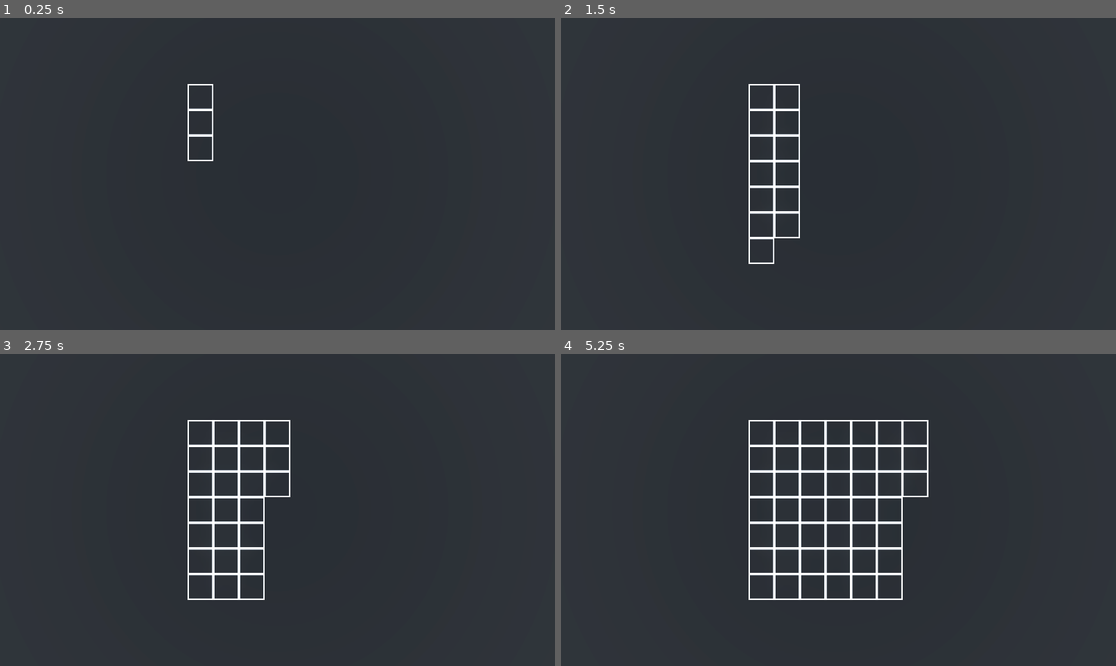
Above: before the commit, frames 1-4 (two rows, left to right).
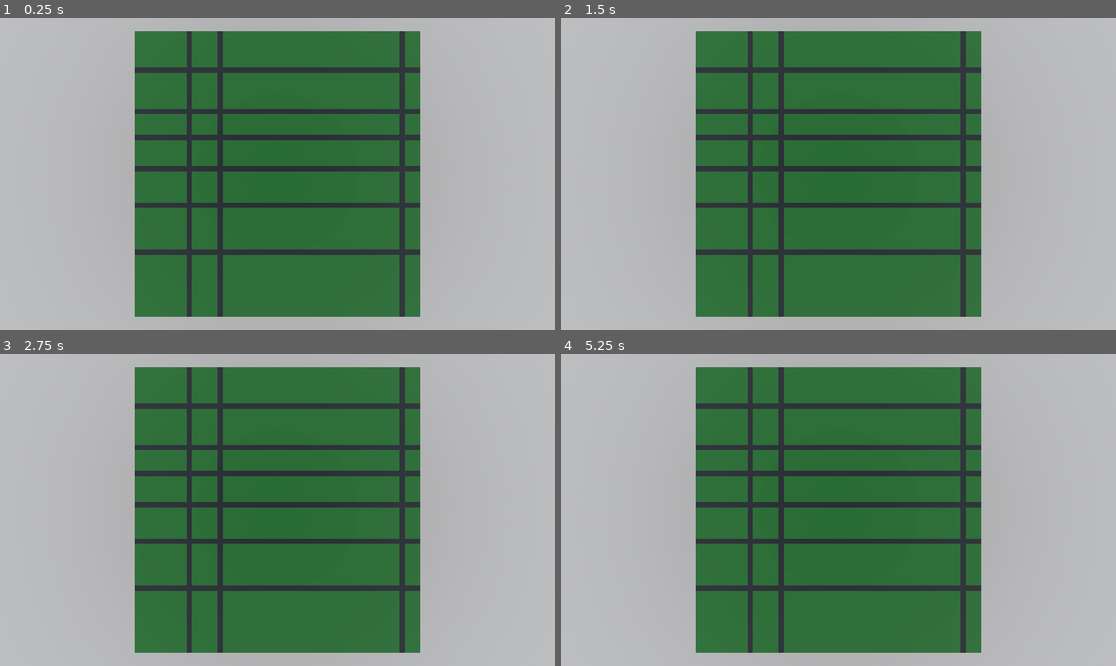
Above: after the commit, the same moments.

Repository: Ury18/GD-City-Generator
Game: Godot game, scene res://world.tscn
Same seed, same stepped clock (60 frames per second), same inputs: the game is played once before the commit and once after it. Before the commit the project has no main scene; this scene is started directly in both runs.
Inputs:
- Up to frame 1 (0.25 s): no input
- Up to frame 2 (1.5 s): no input
- Up to frame 3 (2.75 s): no input
- Up to frame 4 (5.25 s): tap Enter at 2.75 s; tap Space at 3.5 s

The runs differ from the first frame. In frame 1, 93% of the frame differs, in the area x 0-100%, y 0-100%; in frame 2, 93%; in frame 3, 93%; in frame 4, 93%.

Commit message:
First road generation iteration

Diff:
--- a/CityGenerator.gd
+++ b/CityGenerator.gd
@@ -6,29 +6,107 @@
 @export var cell_size: int
 @export var rows: int
 @export var columns: int
-@export var cell_placeholder: PackedScene
+@export var cellScene: PackedScene
+@export var roadScene: PackedScene
 @onready var timer: Timer = $Timer
+@export var minRoadsHorizontal = 2
+@export var maxRoadsHorizontal = 2
+@export var minRoadsVertical = 2
+@export var maxRoadsVertical = 2
+@export var roads_margin = 3
 
-var grid : Array
+var grid : Array[Array] = []
+
 
 # Called when the node enters the scene tree for the first time.
 func _ready():
 	if !Engine.is_editor_hint():
 		center.visible = false
 
+	#Build grid
 	for r in rows:
+		grid.push_back([])
 		for c in columns:
 			var cell_position : Vector3 = center.global_position
-			cell_position.z = floor(cell_position.z) - floor( (columns/2) * cell_size) + (c * cell_size)
-			cell_position.x = floor(cell_position.x) - floor((rows/2) * cell_size) + (r * cell_size)
-			var cell = cell_placeholder.instantiate()
+			cell_position.x = floor(cell_position.x) - floor( (columns/2) * cell_size) + (c * cell_size)
+			cell_position.z = floor(cell_position.z) - floor((rows/2) * cell_size) + (r * cell_size)
+			var cell = cellScene.instantiate()
 			add_child(cell)
 			cell.scale.x = cell_size
 			cell.scale.z = cell_size
 			cell.global_position = cell_position
-			timer.start()
-			await timer.timeout
-			await get_tree().process_frame
-			grid.push_back(cell)
-	print("")
-	pass # Replace with function body.
+			grid[r].push_back(cell)
+
+	#Build Roads
+	var vertical_roads := []
+	var vertical_number_of_roads = floor(randi_range(minRoadsVertical, maxRoadsVertical))
+
+	while vertical_roads.size() < vertical_number_of_roads:
+		var randomIndex = randi_range(0, columns - 1)
+		var skip = false
+		if vertical_roads.has(randomIndex):
+			skip = true
+
+		for margin in roads_margin:
+			var neighbourCellNegative = randomIndex - margin
+			var neighbourCellPositive = randomIndex + margin
+
+			if vertical_roads.has(neighbourCellNegative) || vertical_roads.has(neighbourCellPositive):
+				skip = true
+		if !skip:
+			vertical_roads.push_back(randomIndex)
+
+	print(vertical_roads)
+	const roads_padding = 0.005
+
+	for col in vertical_roads:
+		for row in grid:
+			var cell = row[col]
+			# print(row)
+			var road = roadScene.instantiate()
+			road.get_node("Mesh").scale.x += roads_padding
+			road.get_node("Mesh").scale.z += roads_padding
+			cell.add_child(road)
+			cell.get_node("Outline").visible = false
+			# print(cell)
+
+			# # WAIT
+			# timer.start()
+			# await timer.timeout
+			# await get_tree().process_frame
+
+	var horizontal_roads := []
+	var horizontal_number_of_roads = floor(randi_range(minRoadsHorizontal, maxRoadsHorizontal))
+
+	while horizontal_roads.size() < horizontal_number_of_roads:
+		var randomIndex = randi_range(0, rows - 1)
+		var skip = false
+		if horizontal_roads.has(randomIndex):
+			skip = true
+
+		for margin in roads_margin:
+			var neighbourCellNegative = randomIndex - margin
+			var neighbourCellPositive = randomIndex + margin
+
+			if horizontal_roads.has(neighbourCellNegative) || horizontal_roads.has(neighbourCellPositive):
+				skip = true
+		if !skip:
+			horizontal_roads.push_back(randomIndex)
+
+	print(horizontal_roads)
+
+	for row in horizontal_roads:
+		for col in grid[row]:
+			var cell = col
+			# print(row)
+			var road = roadScene.instantiate()
+			road.get_node("Mesh").scale.x += roads_padding
+			road.get_node("Mesh").scale.z += roads_padding
+			cell.add_child(road)
+			cell.get_node("Outline").visible = false
+			# print(cell)
+
+			# # WAIT
+			# timer.start()
+			# await timer.timeout
+			# await get_tree().process_frame
--- a/CityGenerator.tscn
+++ b/CityGenerator.tscn
@@ -1,7 +1,8 @@
-[gd_scene load_steps=5 format=3 uid="uid://bf0mayk7on0pw"]
+[gd_scene load_steps=6 format=3 uid="uid://bf0mayk7on0pw"]
 
 [ext_resource type="Script" path="res://CityGenerator.gd" id="1_shr5w"]
-[ext_resource type="PackedScene" uid="uid://favi53m4tuhu" path="res://CellPlaceholder.tscn" id="2_t2qtj"]
+[ext_resource type="PackedScene" uid="uid://favi53m4tuhu" path="res://CityParts/Cell.tscn" id="2_t2qtj"]
+[ext_resource type="PackedScene" uid="uid://cgdn8icfw1bsu" path="res://CityParts/Road.tscn" id="3_jwii2"]
 
 [sub_resource type="StandardMaterial3D" id="StandardMaterial3D_53wnc"]
 albedo_color = Color(0.886275, 0.454902, 0, 1)
@@ -15,11 +16,13 @@
 cell_size = 4
 rows = 5
 columns = 5
-cell_placeholder = ExtResource("2_t2qtj")
+cellScene = ExtResource("2_t2qtj")
+roadScene = ExtResource("3_jwii2")
 
 [node name="MeshInstance3D" type="MeshInstance3D" parent="."]
 transform = Transform3D(1.00001, 0, 0, 0, 1, 0, 0, 0, 1.00001, 0, 0, 0)
+visible = false
 mesh = SubResource("BoxMesh_4al86")
 
 [node name="Timer" type="Timer" parent="."]
-wait_time = 0.1
+wait_time = 0.01
--- a/CellPlaceholder.tscn
+++ b/CityParts/Cell.tscn
@@ -1,18 +1,18 @@
 [gd_scene load_steps=4 format=3 uid="uid://favi53m4tuhu"]
 
-[ext_resource type="Texture2D" uid="uid://djb7cto7ab2x4" path="res://assets/PrototypeTextures/Grid.png" id="1_k4fbm"]
+[ext_resource type="Texture2D" uid="uid://djb7cto7ab2x4" path="res://assets/PrototypeTextures/Grid.png" id="1_nx6xd"]
 
 [sub_resource type="StandardMaterial3D" id="StandardMaterial3D_dcp7d"]
 transparency = 1
-albedo_texture = ExtResource("1_k4fbm")
+albedo_texture = ExtResource("1_nx6xd")
 
 [sub_resource type="PlaneMesh" id="PlaneMesh_hms72"]
 lightmap_size_hint = Vector2i(7, 7)
 size = Vector2(1, 1)
 
-[node name="CellPlaceholder" type="Node3D"]
+[node name="Cell" type="Node3D"]
 
-[node name="MeshInstance3D" type="MeshInstance3D" parent="."]
-transform = Transform3D(1, 0, 0, 0, 1, 0, 0, 0, 1, -0.00305924, 1.19209e-07, 0.000235319)
+[node name="Outline" type="MeshInstance3D" parent="."]
+visible = false
 material_override = SubResource("StandardMaterial3D_dcp7d")
 mesh = SubResource("PlaneMesh_hms72")
--- /dev/null
+++ b/CityParts/Road.tscn
@@ -0,0 +1,14 @@
+[gd_scene load_steps=3 format=3 uid="uid://cgdn8icfw1bsu"]
+
+[sub_resource type="StandardMaterial3D" id="StandardMaterial3D_qf4b6"]
+albedo_color = Color(0, 0, 0, 1)
+
+[sub_resource type="PlaneMesh" id="PlaneMesh_hms72"]
+lightmap_size_hint = Vector2i(7, 7)
+size = Vector2(1, 1)
+
+[node name="Road" type="Node3D"]
+
+[node name="Mesh" type="MeshInstance3D" parent="."]
+material_override = SubResource("StandardMaterial3D_qf4b6")
+mesh = SubResource("PlaneMesh_hms72")
--- a/project.godot
+++ b/project.godot
@@ -11,5 +11,6 @@
 [application]
 
 config/name="City Generator"
+run/main_scene="res://world.tscn"
 config/features=PackedStringArray("4.1", "Forward Plus")
 config/icon="res://icon.svg"
--- a/world.tscn
+++ b/world.tscn
@@ -16,7 +16,7 @@
 glow_enabled = true
 
 [sub_resource type="StandardMaterial3D" id="StandardMaterial3D_fvkxm"]
-albedo_color = Color(0, 0, 0, 1)
+albedo_color = Color(0, 0.184314, 0, 1)
 
 [sub_resource type="PlaneMesh" id="PlaneMesh_tevsa"]
 material = SubResource("StandardMaterial3D_fvkxm")
@@ -32,12 +32,22 @@
 environment = SubResource("Environment_eq8rj")
 
 [node name="Camera3D" type="Camera3D" parent="."]
-transform = Transform3D(1, 0, 0, 0, -4.37114e-08, 1, 0, -1, -4.37114e-08, 0, 31.722, 0)
+transform = Transform3D(1, 0, 0, 0, -4.37114e-08, 1, 0, -1, -4.37114e-08, 0, 80, 0)
+projection = 1
+fov = 125.9
+size = 300.0
 
 [node name="Floor" type="MeshInstance3D" parent="."]
-transform = Transform3D(100, 0, 0, 0, 0.1, 0, 0, 0, 100, 0, -0.1, 0)
+transform = Transform3D(274, 0, 0, 0, 1, 0, 0, 0, 275, 0, -0.1, 0)
 mesh = SubResource("PlaneMesh_tevsa")
 
 [node name="CityGenerator" parent="." instance=ExtResource("2_0ja16")]
-rows = 7
-columns = 7
+transform = Transform3D(0.998094, 0, 0, 0, 0.998094, 0, 0, 0, 0.998094, 0, 0, 0)
+cell_size = 5
+rows = 55
+columns = 55
+minRoadsHorizontal = 5
+maxRoadsHorizontal = 8
+minRoadsVertical = 3
+maxRoadsVertical = 5
+roads_margin = 5
Not shown, changed: .gitignore
